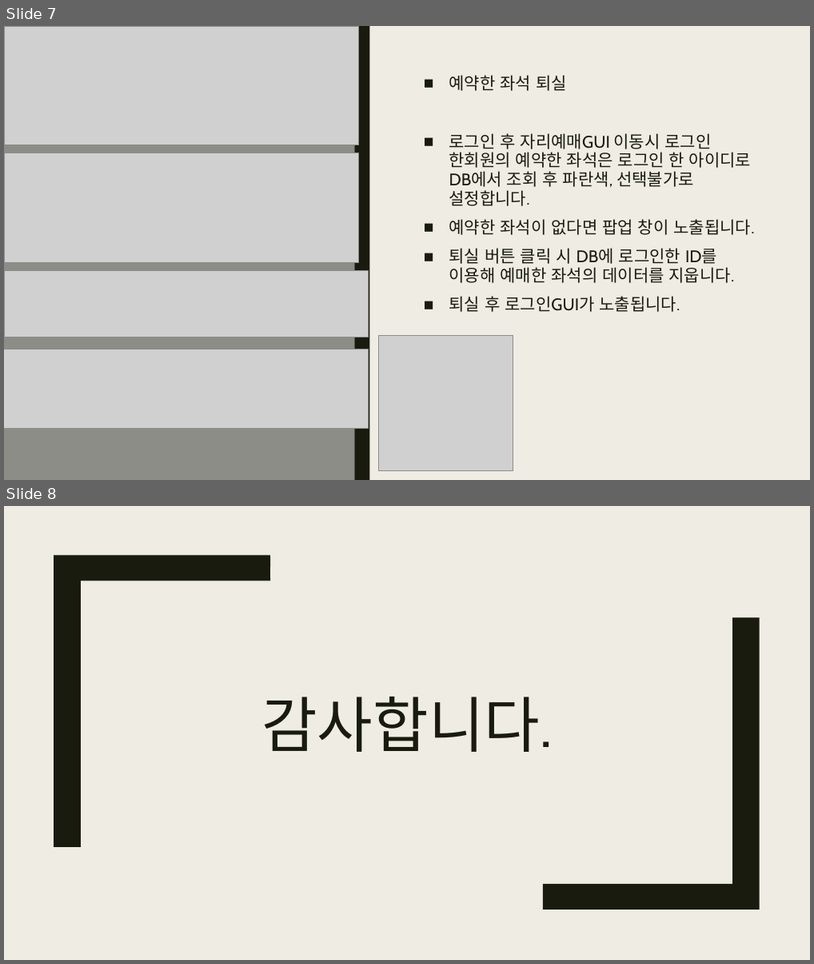
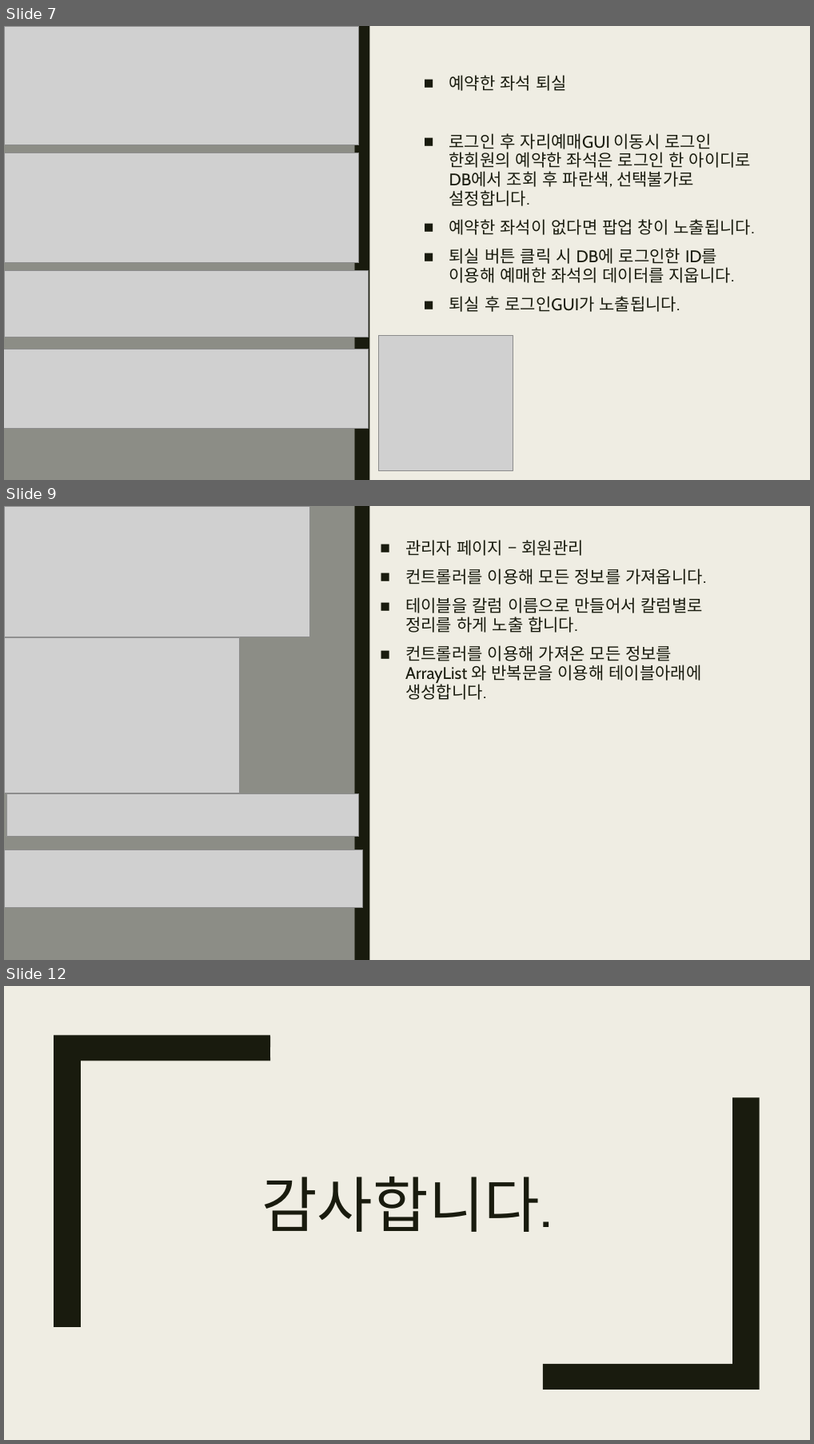
Before and after one commit to lyeop/team, a slide deck: 자바 회원가입 자리예매ppt.pptx. Shown one above the other, each under a label of ours: slides 7 and 8 before the commit, slides 7, 9 and 12 after it; the slides between them are not shown. The pictures are 814x964 and 814x1444 pixels, drawn with LibreOffice and Linux fonts; fonts in the diff are those of the drawing; grey boxes stand for pictures. Boxes give left, top, right and bottom in pixels: in the first picture for what was removed or moved away, otherwise in the second. Text is boxed around its words. In the diff, an @@ line names an element or a change of style, - is before the commit and + after.

Commit message:
자바 관리자GUI PPT 추가
자바 관리자GUI PPT 추가

```diff
--- a/자바 회원가입 자리예매ppt.pptx
+++ b/자바 회원가입 자리예매ppt.pptx
@@ slide 9 added at [4, 506, 810, 960], background #EFEDE3; not listed: 2 template elements that a slide beside it also shows @@
@@ picture added at [4, 507, 310, 636] @@
@@ text added at [406, 540, 706, 700], 20 pt, text #191B0E @@
+■ 관리자 페이지 – 회원관리
+■ 컨트롤러를 이용해 모든 정보를 가져옵니다.
+■ 테이블을 칼럼 이름으로 만들어서 칼럼별로 정리를 하게 노출 합니다.
+■ 컨트롤러를 이용해 가져온 모든 정보를 ArrayList 와 반복문을 이용해 테이블아래에 생성합니다.
@@ picture added at [4, 637, 240, 793] @@
@@ picture added at [6, 794, 359, 836] @@
@@ picture added at [4, 850, 362, 907] @@
@@ what was slide 8 is now slide 12 @@
```
Also in this commit, not shown: 3 other slides added.
